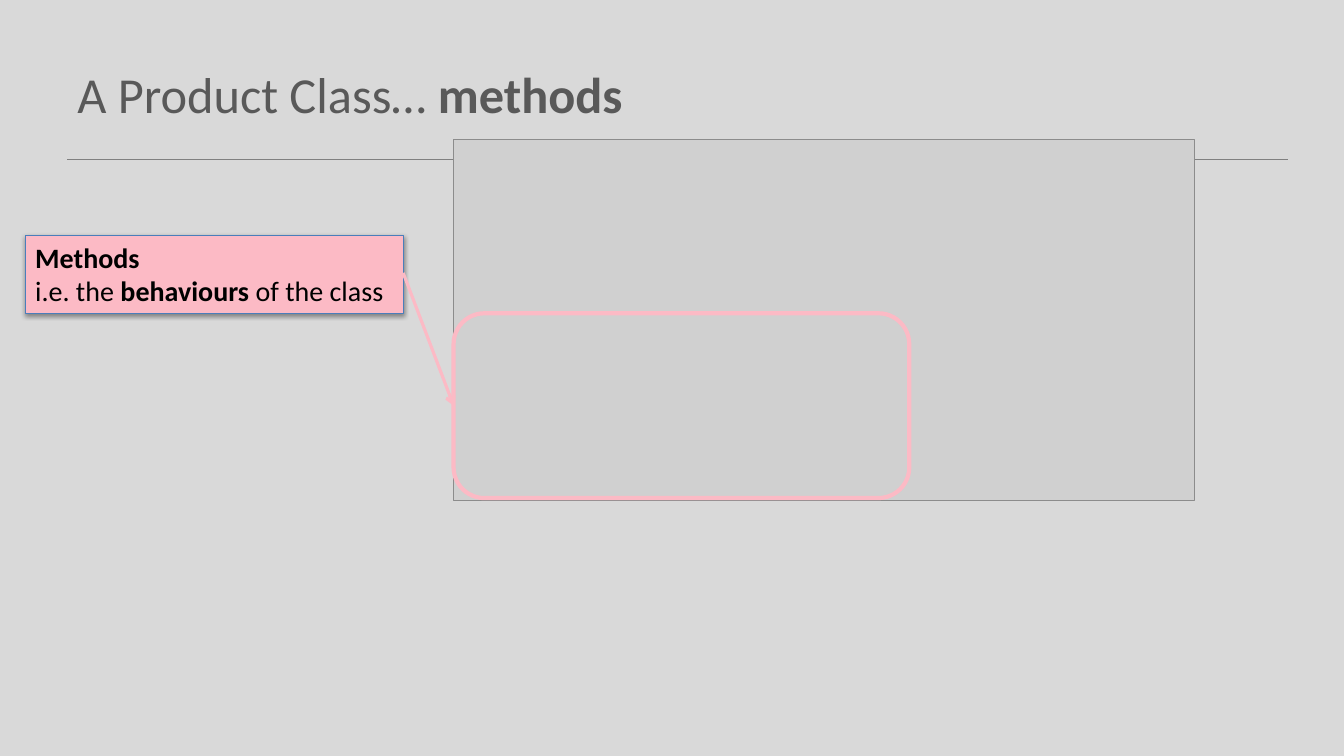
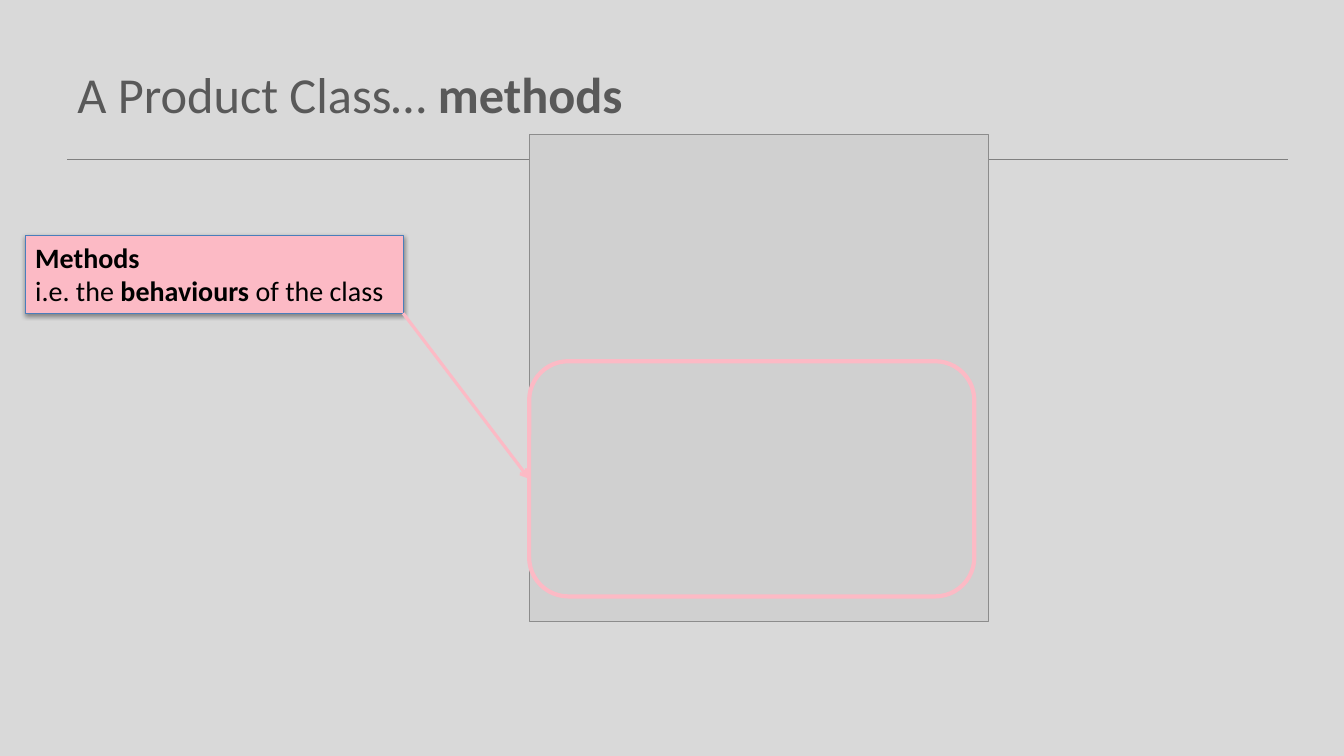
Before and after one commit to Programming-Fundamentals-SETU/prog-fund-1-sept-25, a slide deck: slide 14 of topic08-arrays-of-objects/unit-1/talk-1-shop-v1/a-shop-v1.pptx. Drawn at 1344x756 pixels with LibreOffice and Linux fonts; fonts in the diff are those of the drawing; grey boxes stand for pictures. Boxes give left, top, right and bottom in pixels: in the first picture for what was removed or moved away, otherwise in the second. Text is boxed around its words. In the diff, an @@ line names an element or a change of style, - is before the commit and + after.

```diff
--- a/topic08-arrays-of-objects/unit-1/talk-1-shop-v1/a-shop-v1.pptx
+++ b/topic08-arrays-of-objects/unit-1/talk-1-shop-v1/a-shop-v1.pptx
@@ picture: place and size @@
-picture at box(454, 139, 1195, 500)
+picture at box(529, 134, 989, 621)
@@ arrow moved from (403, 273) - (454, 405) to (403, 314) - (529, 479) @@
@@ rounded rectangle: place and size @@
-rounded rectangle at box(454, 314, 909, 498)
+rounded rectangle at box(529, 361, 975, 596)
```
Also in this commit, not shown: 11 other slides changed, 42 other files.
